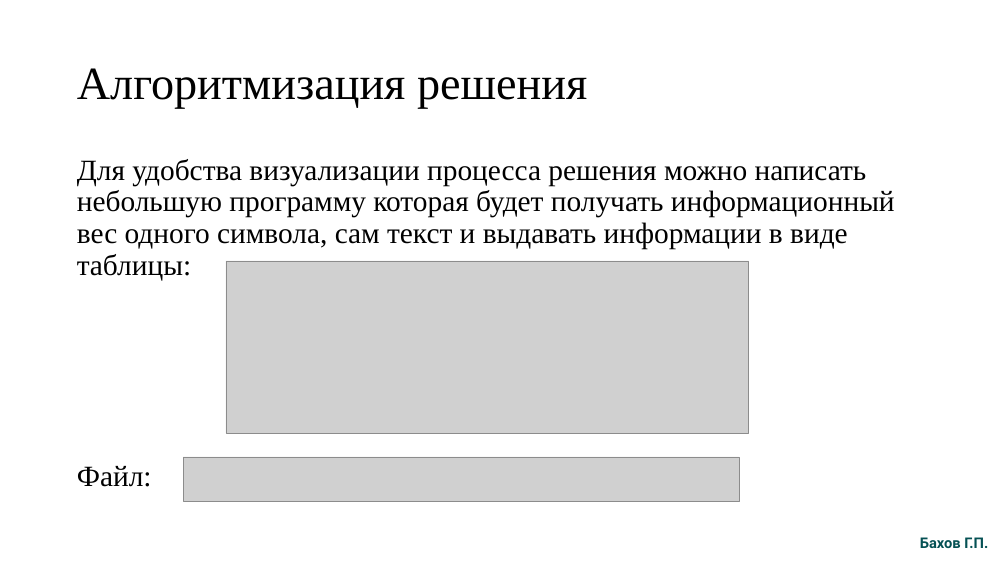
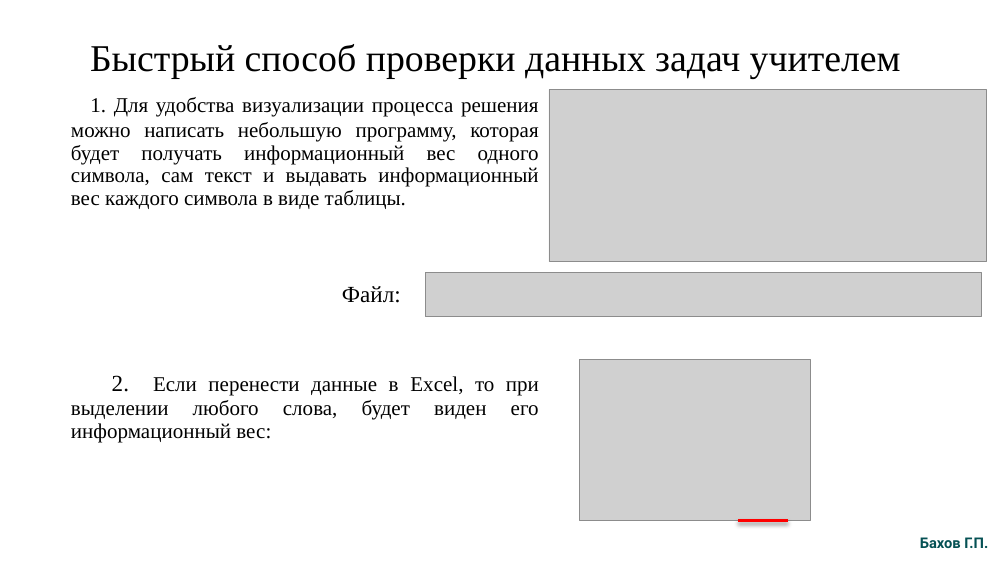
Before and after one commit to Grigoriy1988/OGE-2025-2026, a slide deck: slide 3 of 01/Задача №1.pptx. Drawn at 1008x567 pixels with LibreOffice and Linux fonts; fonts in the diff are those of the drawing; grey boxes stand for pictures. Boxes give left, top, right and bottom in pixels: in the first picture for what was removed or moved away, otherwise in the second. Text is boxed around its words. In the diff, an @@ line names an element or a change of style, - is before the commit and + after.

```diff
--- a/01/Задача №1.pptx
+++ b/01/Задача №1.pptx
@@ title at bbox=[90, 44, 901, 79]: text changed; size 44 to 36 pt @@
-Алгоритмизация решения
+Быстрый способ проверки данных задач учителем
@@ text "1. Для удобства визуализации процесса ...": place and size @@
-text "1. Для удобства визуализации процесса ..." at bbox=[77, 159, 895, 487]
+text "1. Для удобства визуализации процесса ..." at bbox=[71, 97, 539, 443]
@@ picture: place and size @@
-picture at bbox=[226, 261, 749, 433]
+picture at bbox=[549, 89, 987, 262]
@@ text at bbox=[71, 97, 539, 209]: text changed; size 28 to 20 pt @@
-Для удобства визуализации процесса решения можно написать небольшую программу которая будет получать информационный вес одного символа, сам текст и выдавать информации в виде таблицы:
+1. Для удобства визуализации процесса решения можно написать небольшую программу, которая будет получать информационный вес одного символа, сам текст и выдавать информационный вес каждого символа в виде таблицы.
@@ text at bbox=[342, 286, 401, 303]: size 28 to 22 pt in "Файл:" @@
@@ picture: place and size @@
-picture at bbox=[183, 457, 740, 501]
+picture at bbox=[425, 273, 982, 317]
@@ picture added at bbox=[579, 359, 810, 521] @@
@@ text at bbox=[71, 375, 539, 443]: paragraph added @@
+2. Если перенести данные в Excel, то при выделении любого слова, будет виден его информационный вес:
@@ line added from (738, 521) to (789, 521), #FF0000 3 pt @@
```
Also in this commit, not shown: 1 other slide changed, 1 slide removed, 1 other file.
